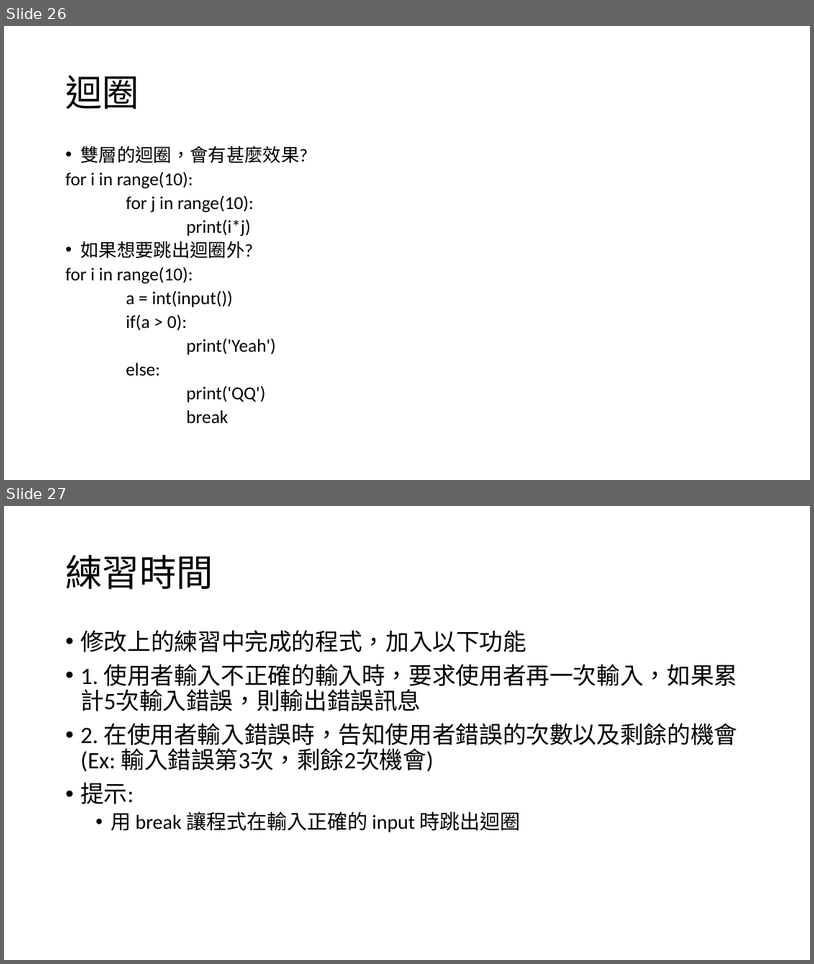
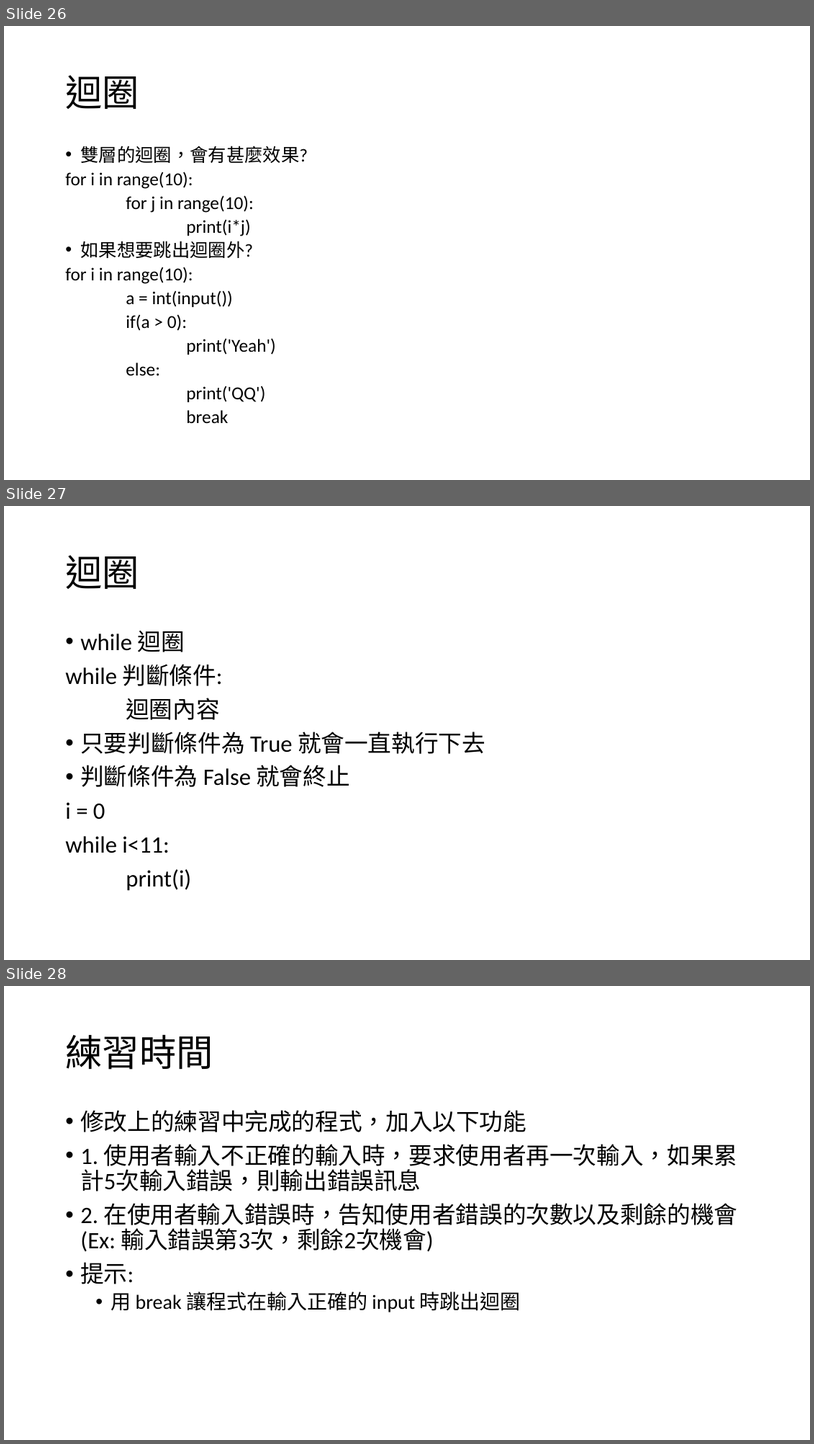
Before and after one commit to cmpss92140/EECS_SUMMER_CAMP, a slide deck: 2018電資營_資工實作.pptx. Shown one above the other, each under a label of ours: slides 26 and 27 before the commit, slides 26, 27 and 28 after it. The pictures are 814x964 and 814x1444 pixels, drawn with LibreOffice and Linux fonts; fonts in the diff are those of the drawing. Boxes give left, top, right and bottom in pixels: in the first picture for what was removed or moved away, otherwise in the second. Text is boxed around its words. In the diff, an @@ line names an element or a change of style, - is before the commit and + after.

```diff
--- a/2018電資營_資工實作.pptx
+++ b/2018電資營_資工實作.pptx
@@ slide 27 added at (4,506,810,960), background #FFFFFF @@
@@ title added at (65,555,139,589), 44 pt, text #000000 @@
+迴圈
@@ text added at (65,631,486,890), 28 pt, text #000000 @@
+• while 迴圈
+while 判斷條件:
+迴圈內容
+• 只要判斷條件為 True 就會一直執行下去
+• 判斷條件為 False 就會終止
+i = 0
+while i<11:
+print(i)
@@ what was slide 27 is now slide 28 @@
```
Also in this commit, not shown: 2 slides changed, 4 other files.
